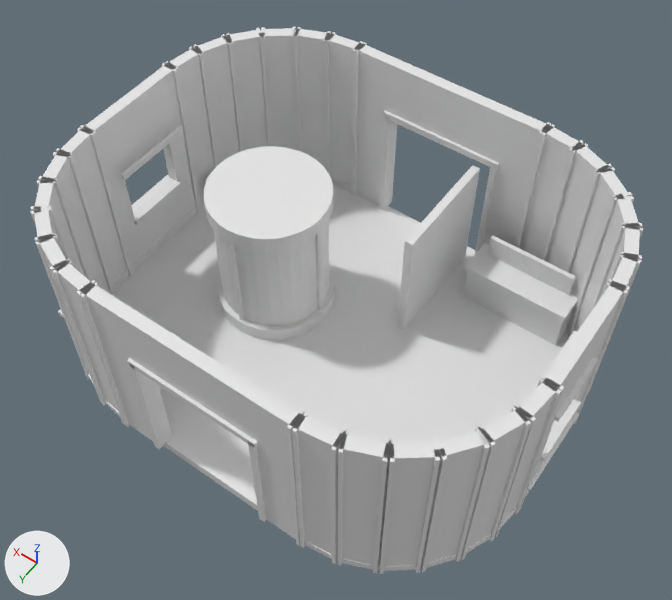
What one commit did to the OBJ model assets/tts/nereid-deep-r1-20261101/containment-laboratory-interior.obj.
Before and after are seen from a 50 mm camera at (-6.86, 9.53, 16.42) aimed at (-0.2, 0.21, 1.77). The lights are fixed; the arrows at lower left show +X, +Y and +Z. The picture after the commit comes second. Where no turn or scale is listed for an object, it has been applied to the vertices.

The first picture shows 'containment-laboratory-interior'.
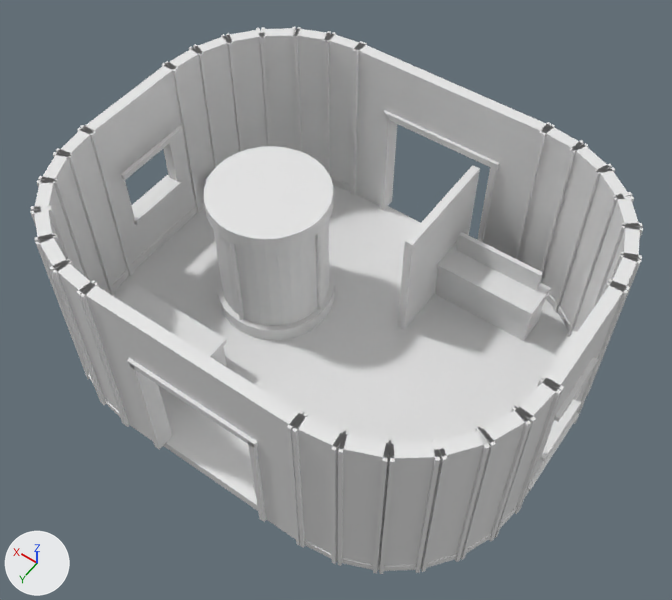
Where the change shows, as pixel boxes (x1, y1, x2, y2) in the pictures (672 x 600 px; the box of a moved part takes in the faces that stretch with it):
```json
{"part": 1, "of": "me_containment_laboratory_interior", "change": "moved or reshaped", "before": [463, 272, 573, 345], "after": [435, 269, 545, 341]}
{"part": 2, "of": "me_containment_laboratory_interior", "change": "moved or reshaped", "before": [464, 243, 578, 322], "after": [437, 241, 551, 317]}
{"part": 3, "of": "me_containment_laboratory_interior", "change": "moved or reshaped", "before": [487, 236, 576, 295], "after": [457, 232, 543, 291]}
{"part": 4, "of": "me_containment_laboratory_interior", "change": "moved or reshaped", "after": [213, 347, 227, 367], "on screen": "not visible before"}
{"part": 5, "of": "me_containment_laboratory_interior", "change": "moved or reshaped", "before": [58, 287, 180, 338], "after": [118, 284, 227, 358]}
```

Scene script edits in JSON lines:
```json
{"block": "me_containment_laboratory_interior", "where": "me_containment_laboratory_interior.from_pydata(...)  # 2305 vertices, 4024 faces; spans x -5.21..5.21, y -4.19..4.19, z -0.25..4.25"}
{"block": "me_containment_laboratory_interior", "where": "# used by ob_containment_laboratory_interior; location = (0.0, 0.0, 0.0)"}
{"block": "me_containment_laboratory_interior", "change": "me_containment_laboratory_interior part 1: the loose piece of 12 vertices spanning x -3.95..-1.65, y -3.35..-2.65, z 0.0..0.96 is moved by (0.6, 0.3, 0.0)"}
{"block": "me_containment_laboratory_interior", "change": "me_containment_laboratory_interior part 2: the loose piece of 12 vertices spanning x -3.99..-1.61, y -3.42..-2.58, z 0.96..1.08 is moved by (0.6, 0.3, 0.0)"}
{"block": "me_containment_laboratory_interior", "change": "me_containment_laboratory_interior part 3: the loose piece of 8 vertices spanning x -3.78..-1.82, y -3.27..-3.17, z 1.07..1.6 is moved by (0.6, 0.3, 0.0)"}
{"block": "me_containment_laboratory_interior", "change": "me_containment_laboratory_interior part 4: the loose piece of 12 vertices spanning x 2.2..4.6, y 2.42..3.28, z 0.0..0.92 is moved by (-0.8, -0.5, 0.0)"}
{"block": "me_containment_laboratory_interior", "change": "me_containment_laboratory_interior part 5: the loose piece of 12 vertices spanning x 2.15..4.65, y 2.36..3.34, z 0.92..1.04 is moved by (-0.8, -0.5, 0.0)"}
```
